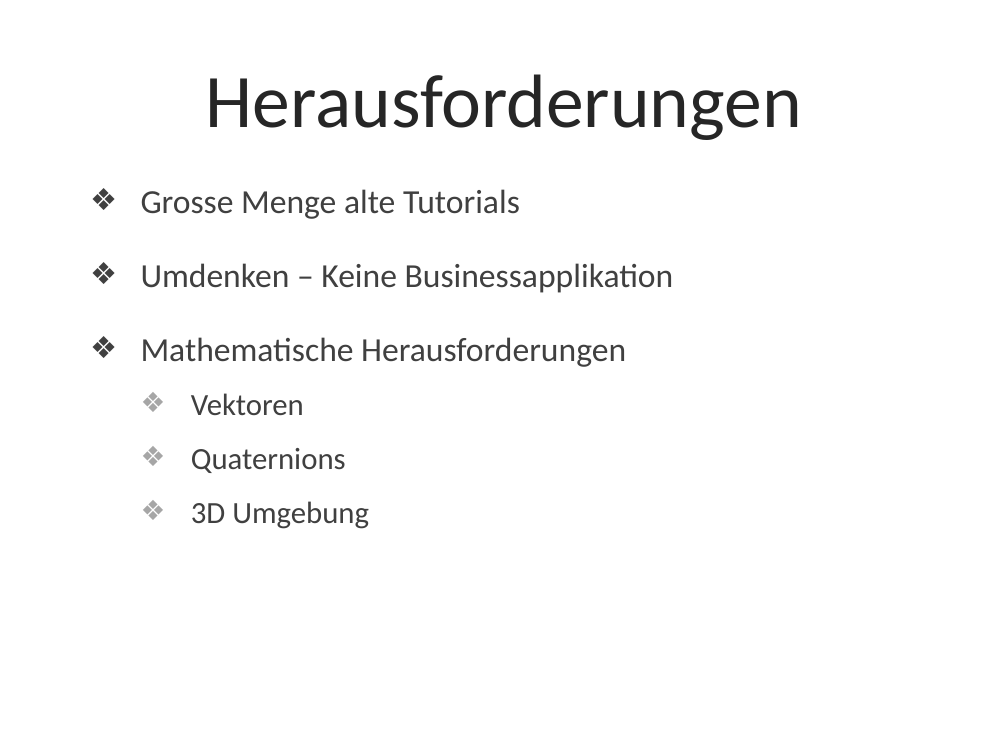
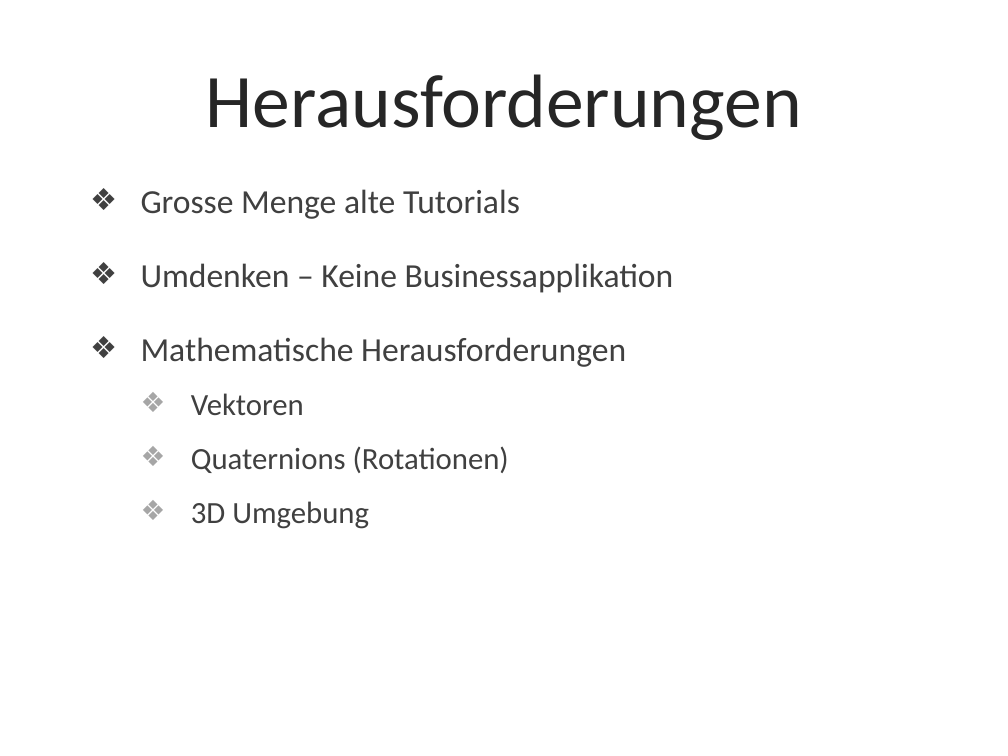
Before and after one commit to smowdy/bfh_projekt_1, a slide deck: slide 15 of doc/PP_Arcade_V1.pptx (slide 14 before the commit). Drawn at 1008x756 pixels with LibreOffice and Linux fonts; fonts in the diff are those of the drawing; background and template pictures are left out. Boxes give left, top, right and bottom in pixels: in the first picture for what was removed or moved away, otherwise in the second. Text is boxed around its words. In the diff, an @@ line names an element or a change of style, - is before the commit and + after.

Commit message:
Final Version

```diff
--- a/doc/PP_Arcade_V1.pptx
+++ b/doc/PP_Arcade_V1.pptx
@@ text at (x1=191, y1=446, x2=509, y2=473): text changed @@
-  ❖ Quaternions
+  ❖ Quaternions (Rotationen)
```
Also in this commit, not shown: 2 other slides changed, 1 slide added.
